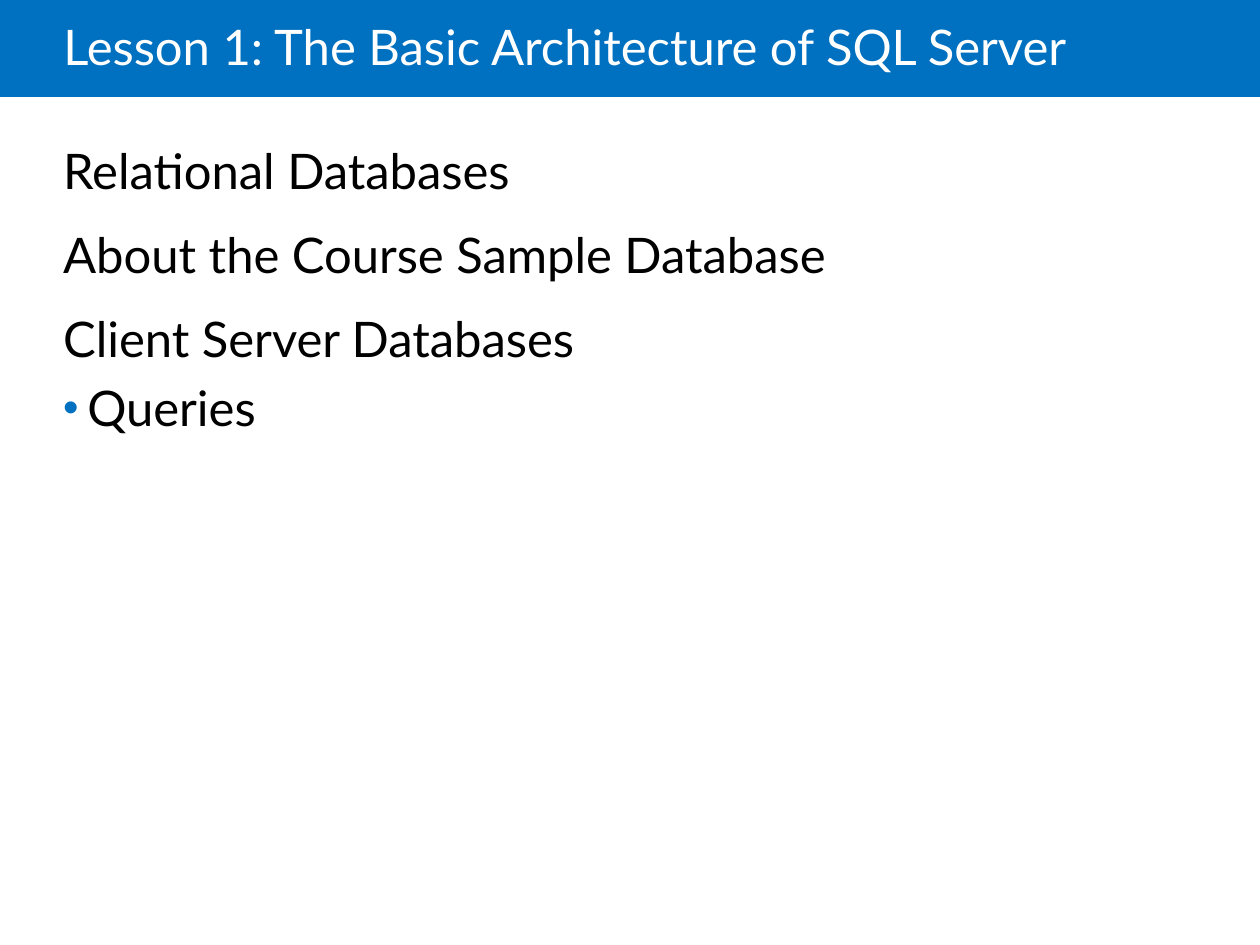
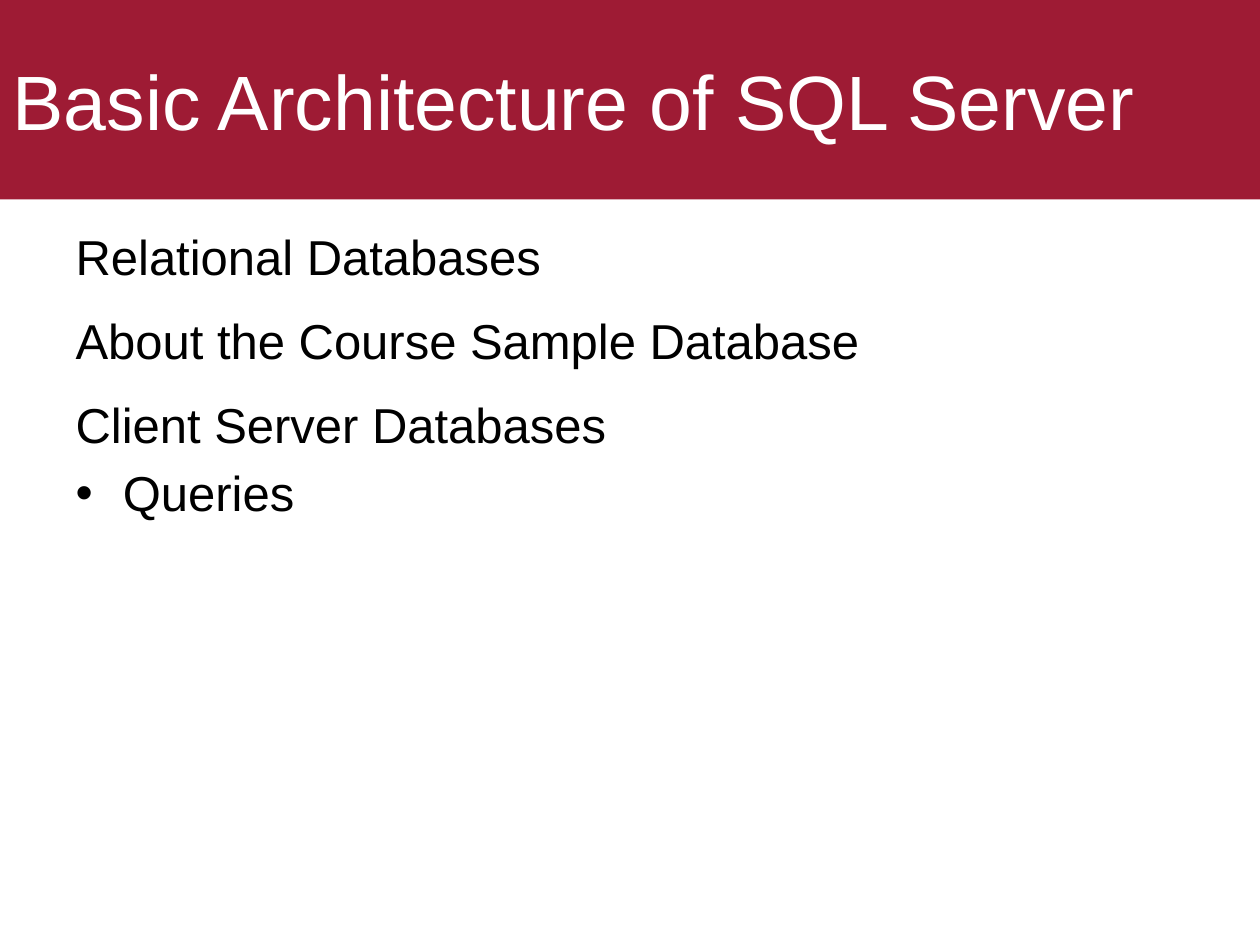
Before and after one commit to ekof-dss/teaching-samples-2021-22, a slide deck: slide 3 of presentations/05-03-ms-sql-server.ppt. Drawn at 1260x945 pixels with LibreOffice and Linux fonts; fonts in the diff are those of the drawing. Boxes give left, top, right and bottom in pixels: in the first picture for what was removed or moved away, otherwise in the second. Text is boxed around its words. In the diff, an @@ line names an element or a change of style, - is before the commit and + after.

```diff
--- a/presentations/05-03-ms-sql-server.ppt
+++ b/presentations/05-03-ms-sql-server.ppt
@@ title "Basic Architecture of SQL Server": place and size @@
-title "Basic Architecture of SQL Server" at [63, 29, 1066, 73]
+title "Basic Architecture of SQL Server" at [0, 0, 1260, 199]
@@ title "Basic Architecture of SQL Server" at [0, 0, 1260, 199]: fill none to #9E1B34 @@
@@ rectangle removed at [0, 0, 1260, 97] @@
@@ title at [13, 74, 1135, 145]: text changed; size 28 to 44 pt; font Lato to Arial @@
-Lesson 1: The Basic Architecture of SQL Server
+Basic Architecture of SQL Server
@@ text "Relational Databases About the Course ...": place and size @@
-text "Relational Databases About the Course ..." at [63, 153, 825, 434]
+text "Relational Databases About the Course ..." at [76, 239, 859, 521]
@@ text "Relational Databases About the Course ..." at [76, 239, 859, 521]: font Lato to Arial; indent changed @@
```
Also in this commit, not shown: 14 other slides changed, 2 slides added, 8 slides removed, 23 other files.
